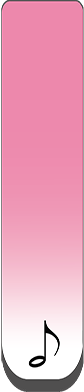
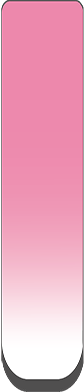
The second 84×392 image is a revision of the first. Changes to its layers:
painted on "Layer 0" over bbox(28, 319, 61, 368)
